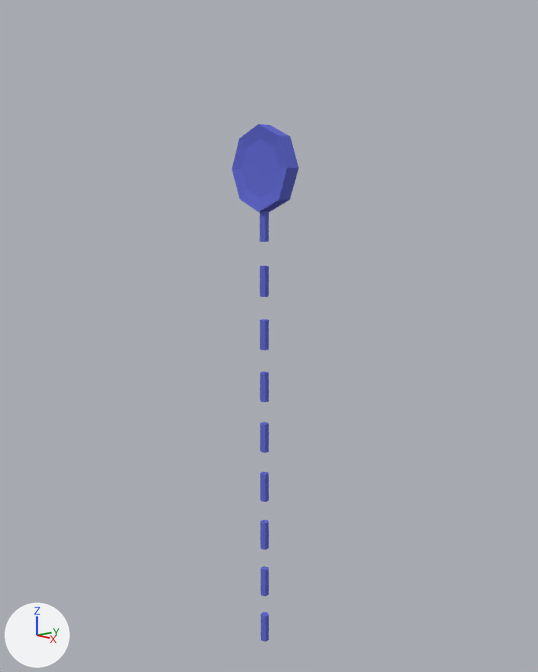
The Blender file assets/models/rotator.blend as it was, and as the next commit left it.
Both versions are drawn from a camera (50 mm lens) standing at (3.43, -2.95, 3.0) and looking at (0.0, 0.04, 2.08). The lights are fixed; the arrows at lower left show +X, +Y and +Z.

The scene before the commit, as lines of its bpy script (objects in view):
```python
mat_blue = diffuse_material('blue')
mat_blue.base_color = (0.128, 0.151, 0.64)  # blue #646dd1
me_cylinder = bpy.data.meshes.new('Cylinder')
me_cylinder.from_pydata(...)  # a 6-sided cylinder along z spanning x -0.87..0.87, y -1.0..1.0, z 0.01..6.42
me_cylinder.materials.append(mat_blue)  # blue #646dd1
me_cylinder_001 = bpy.data.meshes.new('Cylinder.001')
me_cylinder_001.from_pydata(...)  # 32 vertices, 26 faces; spans x -1.0..1.0, y -1.0..1.0, z -1.0..1.0
me_cylinder_001.materials.append(mat_blue)  # blue #646dd1
ob_cylinder = bpy.data.objects.new('Cylinder', me_cylinder)
ob_cylinder.location = (0.0, 0.0, 0.005)
ob_cylinder.scale = (0.0289, 0.0289, 0.0289)
_m = ob_cylinder.modifiers.new('Array', 'ARRAY')
_m.count = 9
_m.constant_offset_displace = (0.0, 0.0, 0.0)
_m.relative_offset_displace = (0.0, 0.0, 1.8)
ob_cylinder_001 = bpy.data.objects.new('Cylinder.001', me_cylinder_001)
ob_cylinder_001.location = (0.0, 0.0, 3.095)
ob_cylinder_001.rotation_euler = (1.571, 0.0, 0.0)  # degrees (90, 0, 0)
ob_cylinder_001.scale = (0.253, 0.253, 0.0441)
```
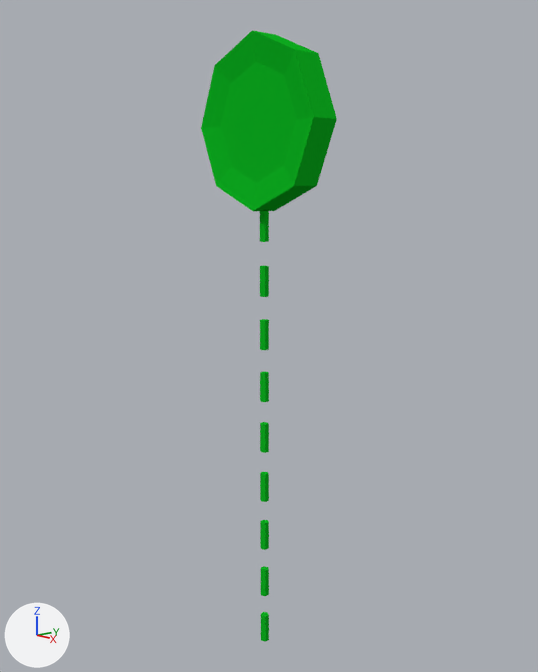
Pixel boxes [x1, y1, x2, y2] of what changed, in the pictures (538 x 672 px):
```json
{"object": "Cylinder", "change": "recoloured, reshaped, modifiers changed", "before": [260, 210, 269, 642], "after": [201, 30, 337, 642], "on screen": "blue to green"}
{"object": "Cylinder.001", "change": "deleted", "before": [232, 124, 299, 212], "on screen": "blue"}
{"part": 1, "of": "me_cylinder", "change": "added", "after": [261, 566, 269, 596]}
{"part": 2, "of": "me_cylinder", "change": "added", "after": [260, 520, 269, 550]}
{"part": 3, "of": "me_cylinder", "change": "added", "after": [260, 472, 269, 502]}
{"part": 4, "of": "me_cylinder", "change": "added", "after": [260, 422, 269, 453]}
{"part": 5, "of": "me_cylinder", "change": "added", "after": [260, 371, 269, 402]}
{"part": 6, "of": "me_cylinder", "change": "added", "after": [260, 319, 269, 350]}
{"part": 7, "of": "me_cylinder", "change": "added", "after": [260, 266, 269, 297]}
{"part": 8, "of": "me_cylinder", "change": "added", "after": [260, 210, 269, 242]}
{"part": 9, "of": "me_cylinder", "change": "added", "after": [201, 30, 337, 211], "on screen": "green"}
```

Scene script edits in JSON lines:
```json
{"op": "set", "path": "mat_blue.base_color", "old": "(0.128, 0.151, 0.64)", "new": "(0.005, 0.467, 0.016)", "note": "blue #646cd1 -> green #10b622"}
{"block": "me_cylinder", "where": "# used by ob_cylinder; location = (0.0, 0.0, 0.005); scale = (0.0289, 0.0289, 0.0289)"}
{"op": "remove", "block": "me_cylinder", "code": "me_cylinder.from_pydata(...)  # 12 vertices, 8 faces; spans x -0.87..0.87, y -1.0..1.0, z 0.01..6.42"}
{"op": "add", "block": "me_cylinder", "code": "me_cylinder.from_pydata(...)  # 140 vertices, 98 faces; spans x -17.44..17.44, y -3.04..3.04, z 0.01..133.36"}
{"block": "me_cylinder", "change": "me_cylinder part 1: a new loose piece, a 6-sided cylinder along z spanning x -0.87..0.87, y -1.0..1.0, z 11.54..17.94, in mat_blue (green #10b622)"}
{"block": "me_cylinder", "change": "me_cylinder part 2: a new loose piece, a 6-sided cylinder along z spanning x -0.87..0.87, y -1.0..1.0, z 23.06..29.46, in mat_blue (green #10b622)"}
{"block": "me_cylinder", "change": "me_cylinder part 3: a new loose piece, a 6-sided cylinder along z spanning x -0.87..0.87, y -1.0..1.0, z 34.58..40.99, in mat_blue (green #10b622)"}
{"block": "me_cylinder", "change": "me_cylinder part 4: a new loose piece, a 6-sided cylinder along z spanning x -0.87..0.87, y -1.0..1.0, z 46.11..52.51, in mat_blue (green #10b622)"}
{"block": "me_cylinder", "change": "me_cylinder part 5: a new loose piece, a 6-sided cylinder along z spanning x -0.87..0.87, y -1.0..1.0, z 57.63..64.03, in mat_blue (green #10b622)"}
{"block": "me_cylinder", "change": "me_cylinder part 6: a new loose piece, a 6-sided cylinder along z spanning x -0.87..0.87, y -1.0..1.0, z 69.15..75.56, in mat_blue (green #10b622)"}
{"block": "me_cylinder", "change": "me_cylinder part 7: a new loose piece, a 6-sided cylinder along z spanning x -0.87..0.87, y -1.0..1.0, z 80.68..87.08, in mat_blue (green #10b622)"}
{"block": "me_cylinder", "change": "me_cylinder part 8: a new loose piece, a 6-sided cylinder along z spanning x -0.87..0.87, y -1.0..1.0, z 92.2..98.6, in mat_blue (green #10b622)"}
{"block": "me_cylinder", "change": "me_cylinder part 9: a new loose piece of 32 vertices spanning x -17.44..17.44, y -3.04..3.04, z 98.49..133.36, in mat_blue (green #10b622)"}
{"op": "remove", "block": "ob_cylinder_001", "code": ["ob_cylinder_001 = bpy.data.objects.new('Cylinder.001', me_cylinder_001)", "ob_cylinder_001.location = (0.0, 0.0, 3.095)", "ob_cylinder_001.rotation_euler = (1.571, 0.0, 0.0)  # degrees (90, 0, 0)", "ob_cylinder_001.scale = (0.253, 0.253, 0.0441)"]}
{"op": "remove", "block": "ob_cylinder", "code": "_m = ob_cylinder.modifiers.new('Array', 'ARRAY')"}
{"op": "remove", "block": "ob_cylinder", "code": "_m.count = 9"}
{"op": "remove", "block": "ob_cylinder", "code": "_m.constant_offset_displace = (0.0, 0.0, 0.0)"}
{"op": "remove", "block": "ob_cylinder", "code": "_m.relative_offset_displace = (0.0, 0.0, 1.8)"}
```
